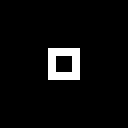
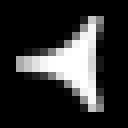
Before/after of a 128 x 128 layered artwork. What changed in the layer stack:
added layer "arrow" (screen) above "色阶 1" over [16, 16, 104, 112]
hid "Cursor" over [32, 32, 96, 96]
